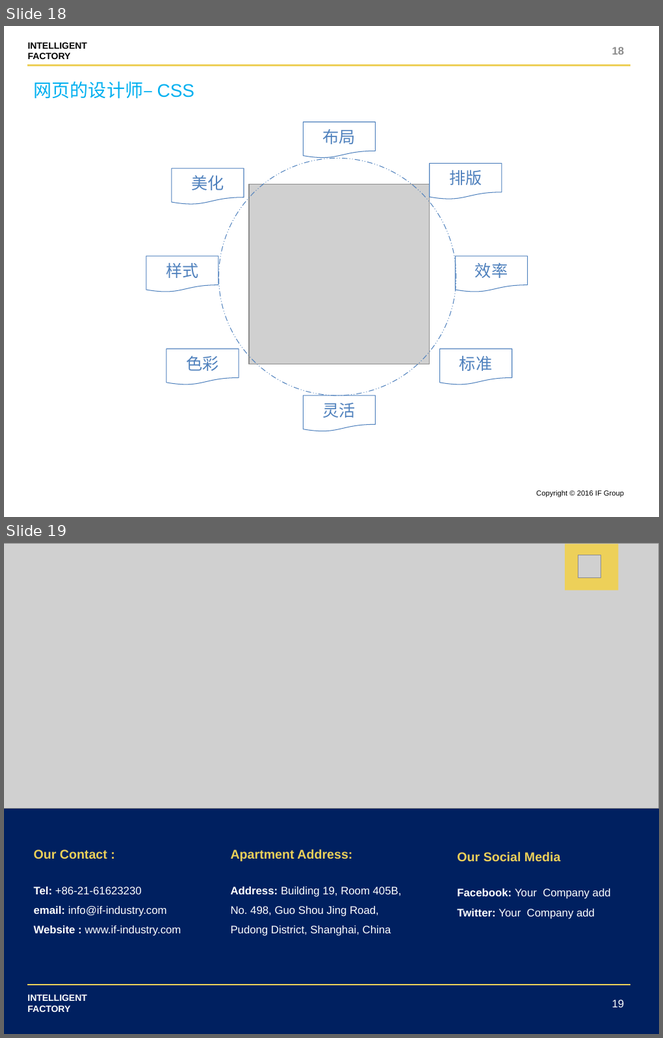
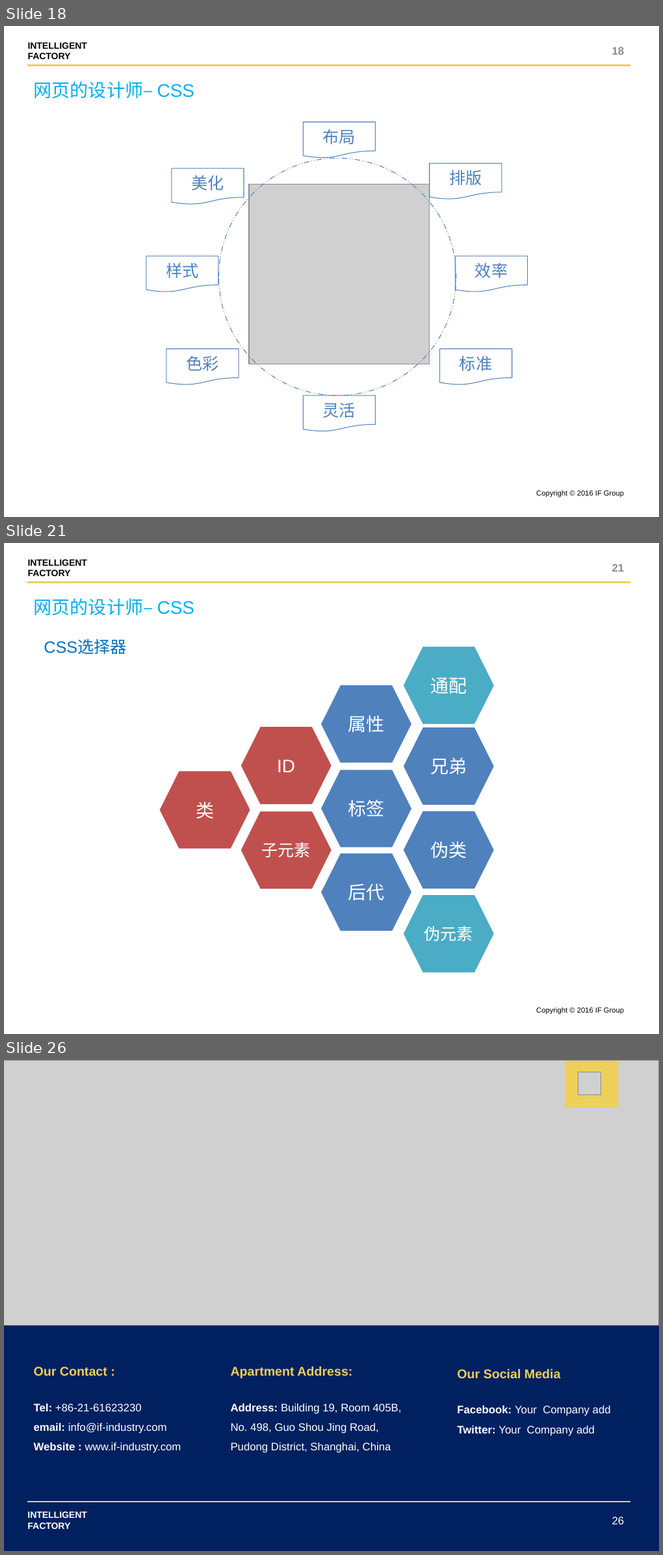
Before and after one commit to shentianyi/CompanyCource, a slide deck: CodeMonkey/cs05 UI前端/UI设计.pptx. Shown one above the other, each under a label of ours: slides 18 and 19 before the commit, slides 18, 21 and 26 after it; the slides between them are not shown. The pictures are 663x1038 and 663x1555 pixels, drawn with LibreOffice and Linux fonts; fonts in the diff are those of the drawing; grey boxes stand for pictures. Boxes give left, top, right and bottom in pixels: in the first picture for what was removed or moved away, otherwise in the second. Text is boxed around its words. In the diff, an @@ line names an element or a change of style, - is before the commit and + after.

```diff
--- a/CodeMonkey/cs05 UI前端/UI设计.pptx
+++ b/CodeMonkey/cs05 UI前端/UI设计.pptx
@@ slide 21 added at bbox=[4, 543, 659, 1034], background #FFFFFF; not listed: 3 template elements that a slide beside it also shows @@
@@ page number added at bbox=[612, 564, 625, 572], 12 pt, text #8C8C8C, bold @@
+21
@@ text added at bbox=[34, 598, 195, 616], 20 pt, text #00B0F0 @@
+网页的设计师– CSS
@@ text added at bbox=[44, 640, 126, 654], 18 pt, text #0070C0 @@
+CSS选择器
@@ hexagon added at bbox=[404, 646, 494, 724], fill #4BACC6, 20 pt, text #FFFFFF @@
+通配
@@ hexagon added at bbox=[321, 686, 412, 763], fill #4F81BD, 20 pt, text #FFFFFF @@
+属性
@@ hexagon added at bbox=[241, 727, 332, 804], fill #C0504D, 20 pt, text #FFFFFF @@
+ID
@@ hexagon added at bbox=[404, 728, 494, 805], fill #4F81BD, 20 pt, text #FFFFFF @@
+兄弟
@@ hexagon added at bbox=[160, 772, 250, 849], fill #C0504D, 20 pt, text #FFFFFF @@
+类
@@ hexagon added at bbox=[321, 771, 412, 848], fill #4F81BD, 20 pt, text #FFFFFF @@
+标签
@@ hexagon added at bbox=[241, 811, 332, 889], fill #C0504D, 18 pt, text #FFFFFF @@
+子元素
@@ hexagon added at bbox=[404, 811, 494, 889], fill #4F81BD, 20 pt, text #FFFFFF @@
+伪类
@@ hexagon added at bbox=[321, 854, 412, 931], fill #4F81BD, 20 pt, text #FFFFFF @@
+后代
@@ hexagon added at bbox=[404, 895, 494, 973], fill #4BACC6, 18 pt, text #FFFFFF @@
+伪元素
@@ what was slide 19 is now slide 26 @@
@@ page number at bbox=[612, 1517, 625, 1525]: text changed @@
-19
+26
```
Also in this commit, not shown: 6 other slides added, 1 other file.
